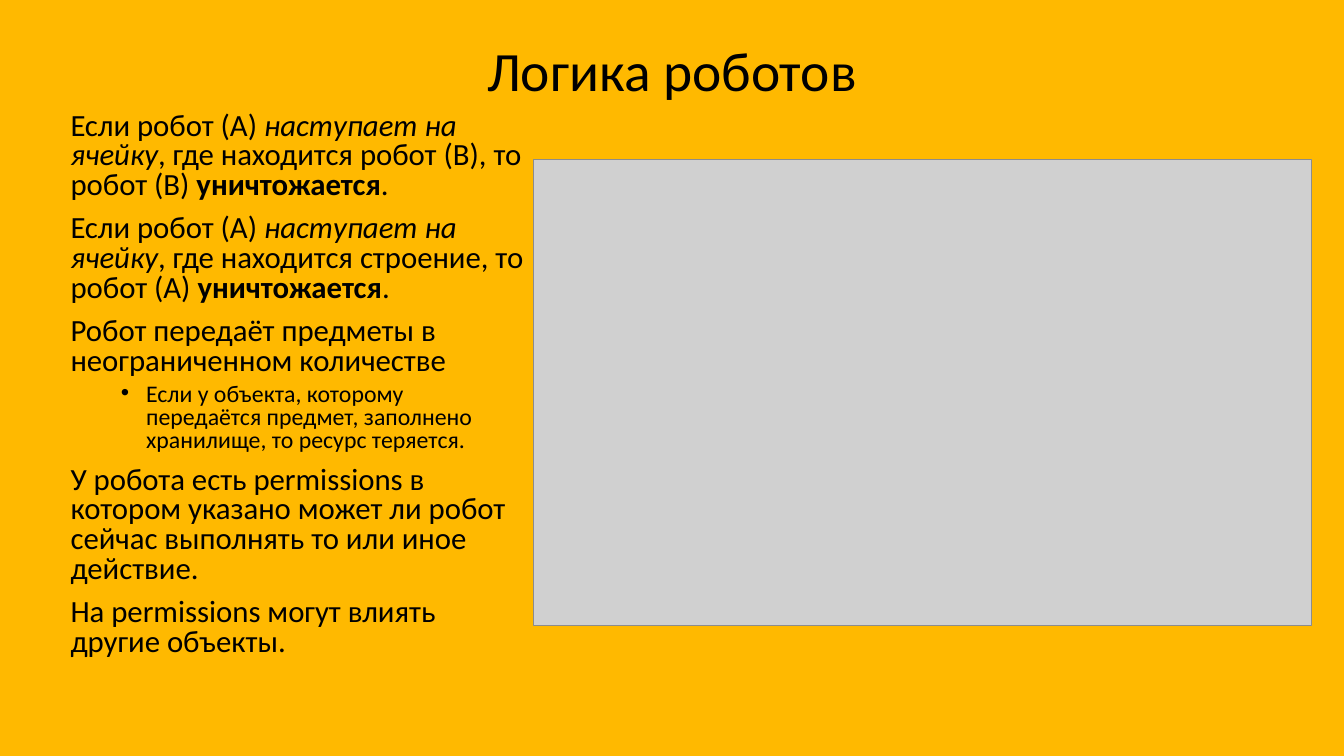
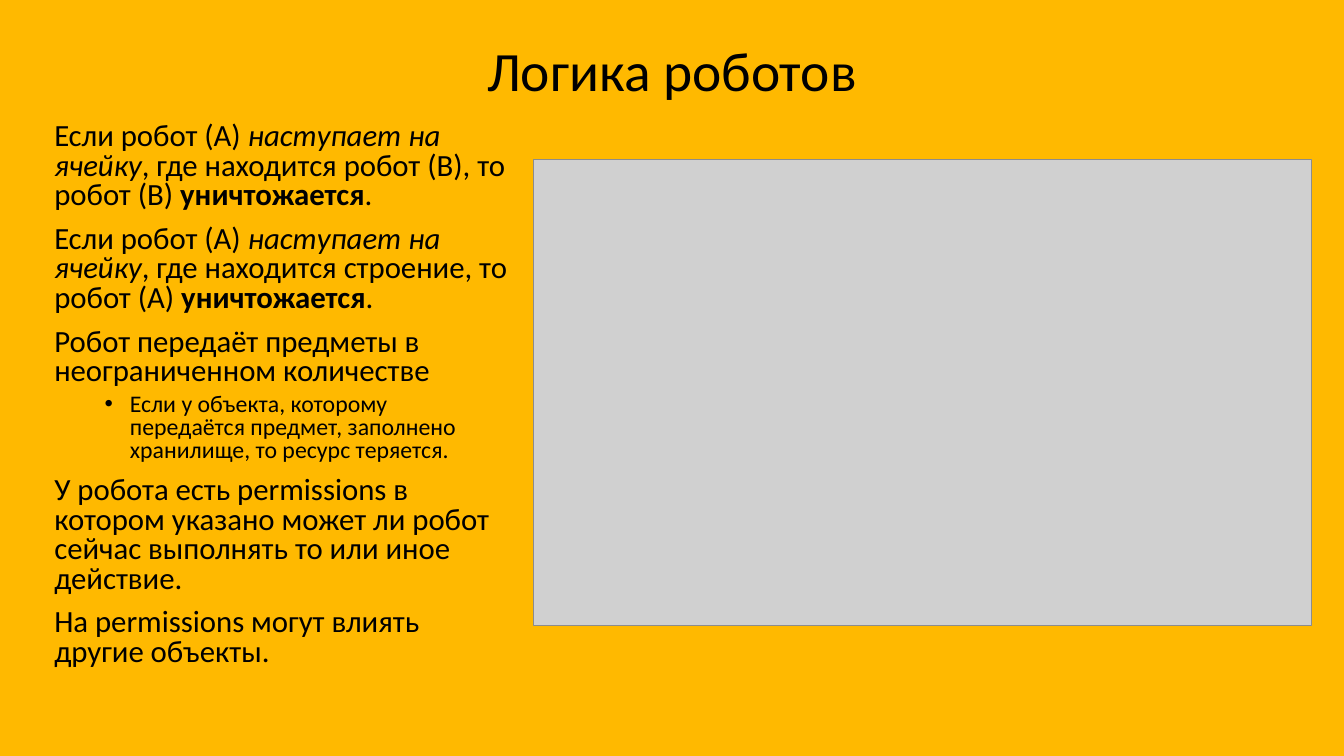
Before and after one commit to MR-Geri/ErrorAndAnotherError, a slide deck: slide 7 of prezentatsia.pptx (slide 8 before the commit). Drawn at 1344x756 pixels with LibreOffice and Linux fonts; fonts in the diff are those of the drawing; grey boxes stand for pictures. Boxes give left, top, right and bottom in pixels: in the first picture for what was removed or moved away, otherwise in the second. Text is boxed around its words. In the diff, an @@ line names an element or a change of style, - is before the commit and + after.

```diff
--- a/prezentatsia.pptx
+++ b/prezentatsia.pptx
@@ text "Если робот (А) наступает на ...": place and size @@
-text "Если робот (А) наступает на ..." at (71,113,523,657)
+text "Если робот (А) наступает на ..." at (54,123,507,667)
```
Also in this commit, not shown: 1 other slide changed, 2 slides added, 1 slide removed, 1 other file.
